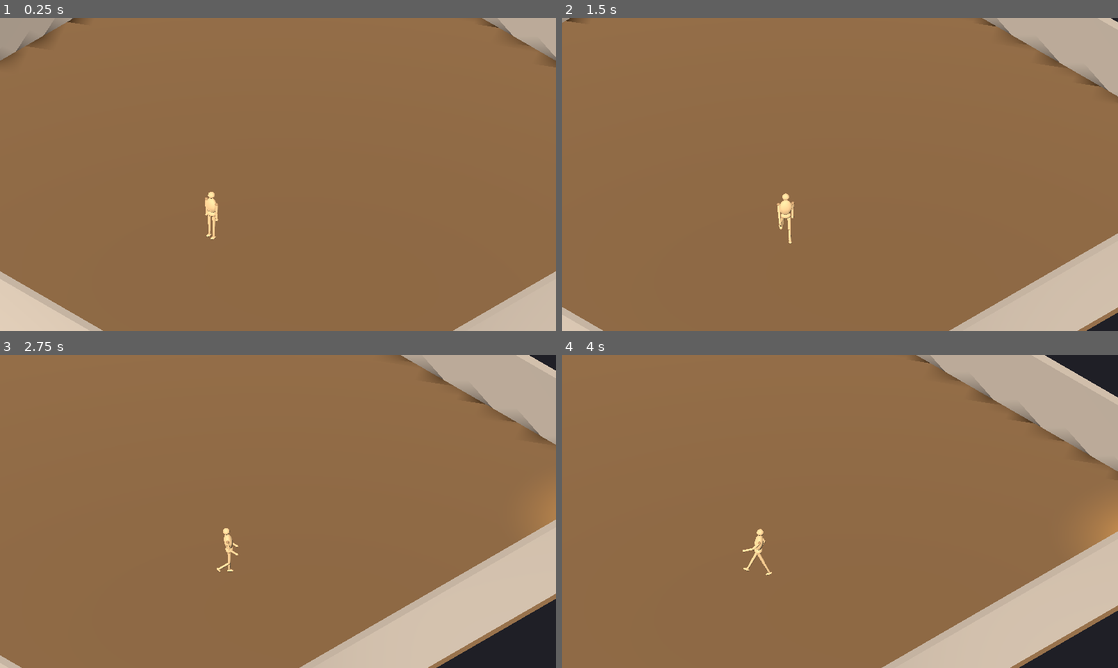
Above: before the commit, frames 1-4 (two rows, left to right).
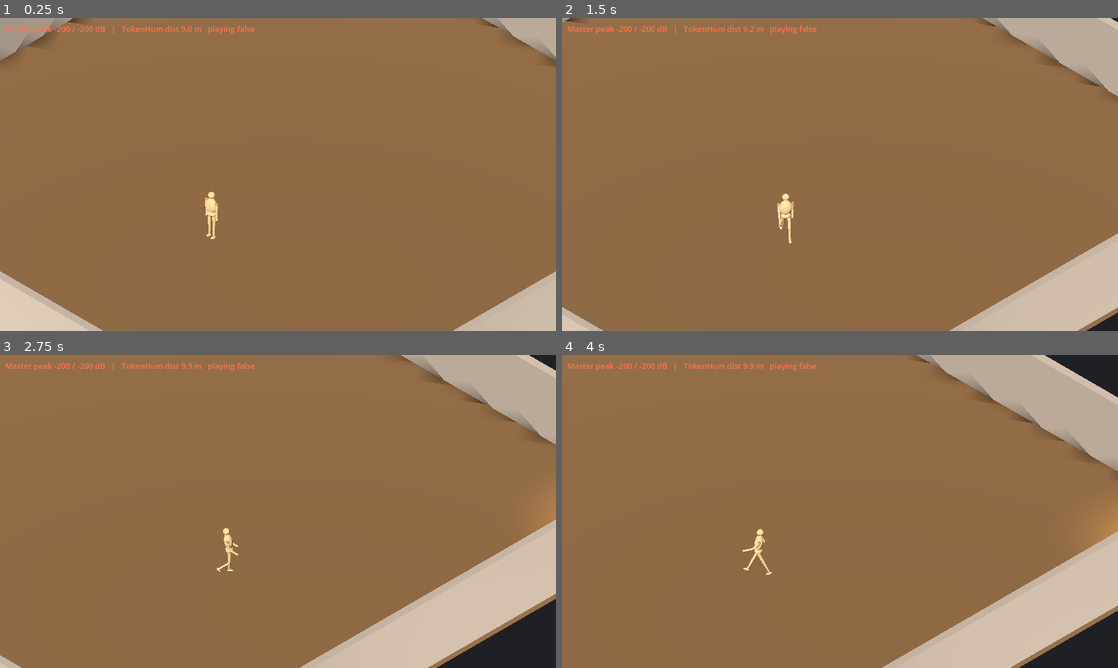
Above: after the commit, the same moments.

Repository: hieubqdsm/crime-in-clock-tower
Game: Godot game, scene res://scenes/main/Main.tscn
Same seed, same stepped clock (60 frames per second), same inputs: the game is played once before the commit and once after it.
Inputs:
- Up to frame 1 (0.25 s): no input
- Up to frame 2 (1.5 s): hold D (move_right) 0.53-1.28 s; hold Shift (fast_walk) 0.53-1.28 s; hold S (move_down) from 1.28 s (still down); tap Ctrl (sprint) at 1.35 s
- Up to frame 3 (2.75 s): release S (move_down) at 2.03 s; hold D (move_right) from 2.03 s (still down); hold Shift (fast_walk) from 2.03 s (still down)
- Up to frame 4 (4 s): release D (move_right) at 2.78 s; release Shift (fast_walk) at 2.78 s; hold W (move_up) 2.78-3.53 s; tap Ctrl (sprint) at 2.85 s; hold A (move_left) from 3.53 s (still down); hold Shift (fast_walk) from 3.53 s (still down)

The runs differ from the first frame. In frame 1, 0.3% of the frame differs, in the area x 1-46%, y 2-6%; in frame 2, 0.3%; in frame 3, 0.3%; in frame 4, 0.3%.

Commit message:
F-002 diag: on-screen audio HUD (peak + nearest token) + louder 2D diag (-8dB)

Diff:
--- a/scenes/main/Main.tscn
+++ b/scenes/main/Main.tscn
@@ -1,10 +1,11 @@
-[gd_scene load_steps=6 format=3]
+[gd_scene load_steps=7 format=3]
 
 [ext_resource type="PackedScene" path="res://scenes/room/Room.tscn" id="1_room"]
 [ext_resource type="PackedScene" path="res://scenes/player/Player.tscn" id="2_player"]
 [ext_resource type="Script" path="res://scenes/main/camera_follow.gd" id="3_camfollow"]
 [ext_resource type="PackedScene" path="res://scenes/token/SoundToken.tscn" id="4_token"]
 [ext_resource type="AudioStreamWAV" path="res://assets/audio/mashup.wav" id="5_mashup"]
+[ext_resource type="Script" path="res://scenes/main/debug_audio_hud.gd" id="6_hud"]
 
 [sub_resource type="Environment" id="world_env"]
 background_mode = 1
@@ -57,3 +58,6 @@
 
 [node name="WorldEnvironment" type="WorldEnvironment" parent="."]
 environment = SubResource("world_env")
+
+[node name="DebugAudioHud" type="CanvasLayer" parent="."]
+script = ExtResource("6_hud")
--- /dev/null
+++ b/scenes/main/debug_audio_hud.gd
@@ -0,0 +1,36 @@
+extends CanvasLayer
+
+## F-002 DIAGNOSTIC HUD (remove before shipping F-002): shows the live
+## Master-bus peak meters and the nearest token's playback state, so silence
+## can be localized to "engine not mixing" vs "OS/app muted" on ANY platform,
+## including editor runs where there is no browser console.
+
+var _label: Label
+
+
+func _ready() -> void:
+	_label = Label.new()
+	_label.position = Vector2(12, 12)
+	_label.add_theme_font_size_override("font_size", 18)
+	_label.add_theme_color_override("font_color", Color(1, 0.45, 0.3))
+	add_child(_label)
+
+
+func _process(_delta: float) -> void:
+	var cam := get_viewport().get_camera_3d()
+	var pos := cam.global_position if cam != null else Vector3.ZERO
+	var nearest_d := 999.0
+	var nearest_name := "-"
+	var nearest_playing := false
+	for t in get_tree().get_nodes_in_group("sound_tokens"):
+		var token := t as Node3D
+		var d := pos.distance_to(token.global_position)
+		if d < nearest_d:
+			nearest_d = d
+			nearest_name = String(token.name)
+			var audio := token.get_node_or_null("Sound") as AudioStreamPlayer3D
+			nearest_playing = audio != null and audio.playing
+	var l := AudioServer.get_bus_peak_volume_left_db(0, 0)
+	var r := AudioServer.get_bus_peak_volume_right_db(0, 0)
+	_label.text = "Master peak %0.0f / %0.0f dB   |   %s dist %0.1f m   playing %s" % [
+		l, r, nearest_name, nearest_d, str(nearest_playing)]
--- a/scenes/player/player.gd
+++ b/scenes/player/player.gd
@@ -48,7 +48,7 @@
 		# is specific to 3D listeners. Remove once proximity audio is verified.
 		var diag := AudioStreamPlayer.new()
 		diag.stream = load("res://assets/audio/mashup.wav")
-		diag.volume_db = -26.0
+		diag.volume_db = -8.0
 		add_child(diag)
 		diag.play()
 
Not shown, added: scenes/main/debug_audio_hud.gd.uid
